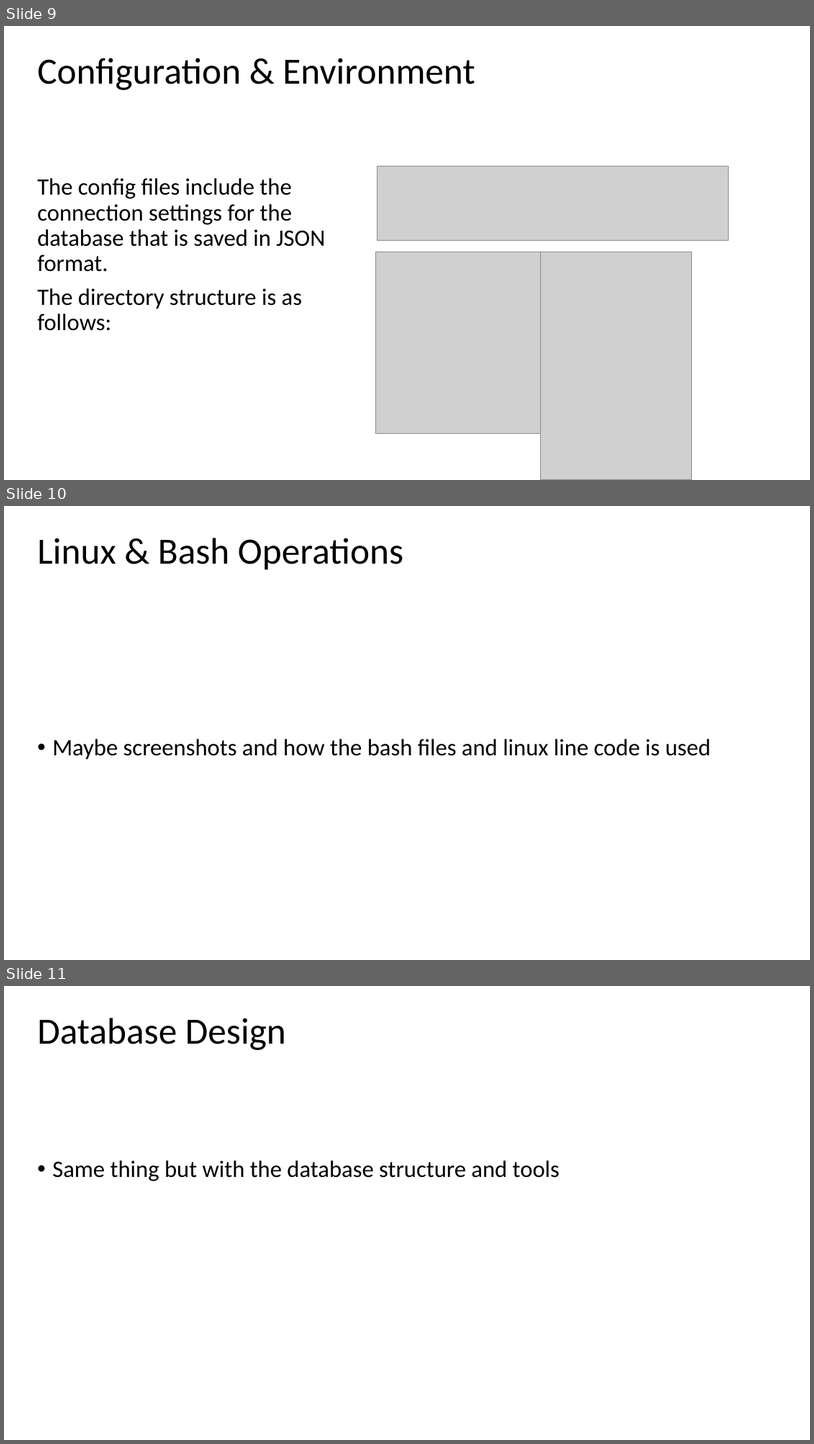
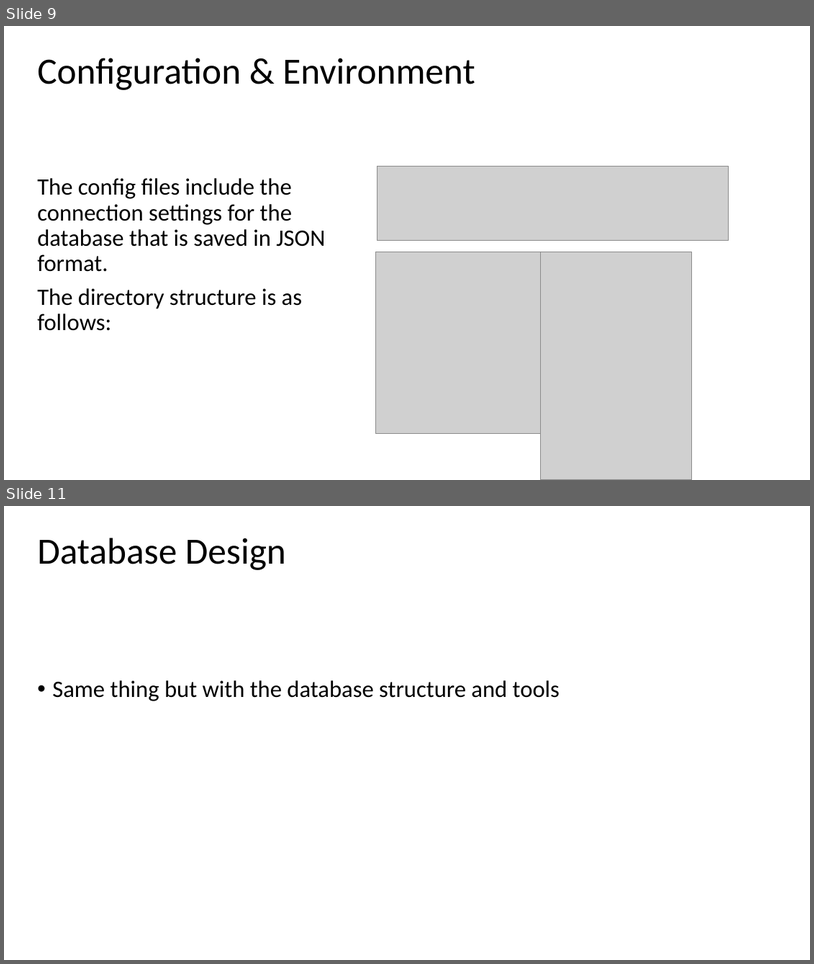
Before and after one commit to wallmenis/exercise, a slide deck: presentation/Presentation.pptx. Shown one above the other, each under a label of ours: slides 9, 10 and 11 before the commit, slides 9 and 11 after it; the slides between them are not shown. The pictures are 814x1444 and 814x964 pixels, drawn with LibreOffice and Linux fonts; fonts in the diff are those of the drawing; grey boxes stand for pictures; background and template pictures are left out. Boxes give left, top, right and bottom in pixels: in the first picture for what was removed or moved away, otherwise in the second. Text is boxed around its words. In the diff, an @@ line names an element or a change of style, - is before the commit and + after.

```diff
--- a/presentation/Presentation.pptx
+++ b/presentation/Presentation.pptx
@@ slide 10 removed at <box>4,506,810,960</box>, background picture (left out) @@
@@ title removed at <box>37,538,404,570</box> @@
-Linux & Bash Operations
@@ subtitle removed at <box>52,739,711,759</box> @@
-• Maybe screenshots and how the bash files and linux line code is used
```
Also in this commit, not shown: 2 slides changed, 4 slides added, 3 other slides removed.
